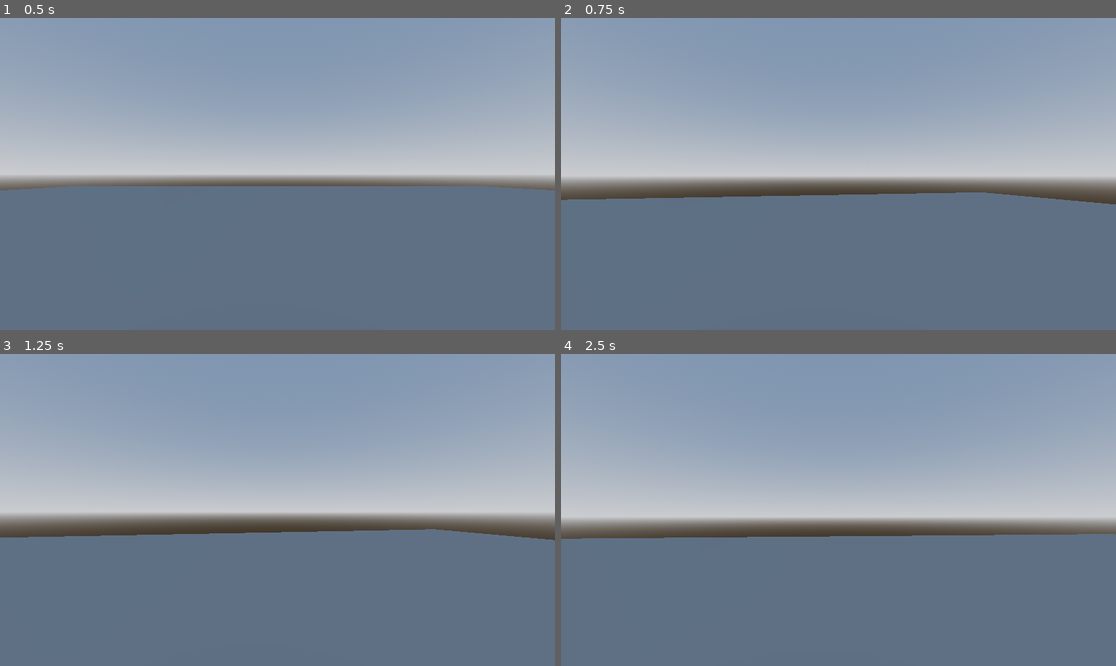
Above: before the commit, frames 1-4 (two rows, left to right).
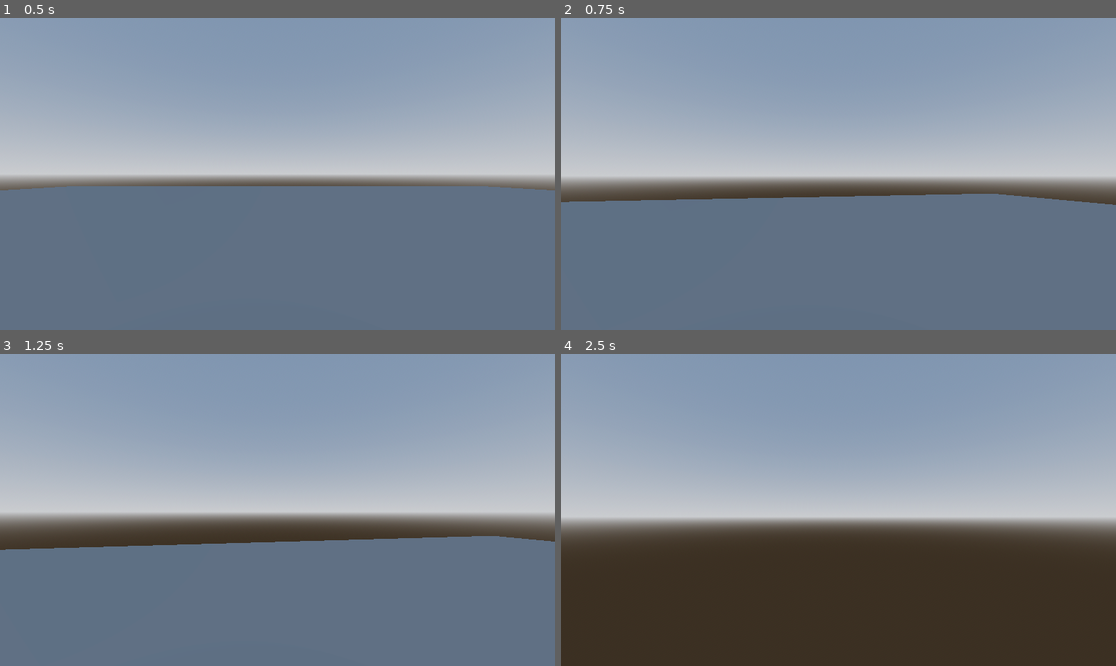
Above: after the commit, the same moments.

Repository: theHose89/fairyForest
Game: Godot game, scene res://Scenes/main.tscn
The game is run twice, just before and just after one commit, with the same random seed, the same clock (stepped at 60 frames per second) and the same inputs.
Inputs (mouse positions are in pixels of both pictures, inside the frame that each line leads up to):
- Up to frame 1 (0.5 s): no input
- Up to frame 2 (0.75 s): tap Enter (ui_accept) at 0.5 s; move the mouse to (866, 174) at 0.52 s; hold W (Forward) from 0.53 s (still down)
- Up to frame 3 (1.25 s): keep holding W (Forward); tap Enter (ui_accept) at 0.77 s
- Up to frame 4 (2.5 s): keep holding W (Forward); move the mouse to (810, 510) at 1.27 s; tap Enter (ui_accept) at 1.52 s; move the mouse to (849, 503) at 2.02 s

Frame 1 is identical in both runs. In frame 2, 0.5% of the frame differs, in the area x 0-100%, y 55-60%; in frame 3, 2.8%; in frame 4, 42%, in the area x 0-100%, y 57-100%.

Commit message:
sword added

Diff:
--- a/Scenes/main.tscn
+++ b/Scenes/main.tscn
@@ -1,6 +1,7 @@
 [gd_scene format=3 uid="uid://bivkkghi2q2l1"]
 
 [ext_resource type="Script" uid="uid://cisq3gawhlvgk" path="res://Scripts/player.gd" id="1_jjgbg"]
+[ext_resource type="PackedScene" uid="uid://cndxt01rt7le8" path="res://sword.blend" id="2_bo1nx"]
 
 [sub_resource type="ProceduralSkyMaterial" id="ProceduralSkyMaterial_jjgbg"]
 sky_horizon_color = Color(0.66224277, 0.6717428, 0.6867428, 1)
@@ -34,17 +35,24 @@
 [node name="Player" type="CharacterBody3D" parent="." unique_id=2048232371]
 transform = Transform3D(1, 0, 0, 0, 1, 0, 0, 0, 1, 0, 0.87856984, 0)
 script = ExtResource("1_jjgbg")
+SPEED = 15.0
 
-[node name="MeshInstance3D" type="MeshInstance3D" parent="Player" unique_id=1658873140]
+[node name="PlayerBody" type="MeshInstance3D" parent="Player" unique_id=1658873140]
 mesh = SubResource("CapsuleMesh_7u77a")
 
-[node name="CollisionShape3D" type="CollisionShape3D" parent="Player" unique_id=1099706817]
+[node name="PlayerCollision" type="CollisionShape3D" parent="Player" unique_id=1099706817]
 shape = SubResource("BoxShape3D_jjgbg")
 
 [node name="Head" type="Node3D" parent="Player" unique_id=998053724]
 transform = Transform3D(1, 0, 0, 0, 1, 0, 0, 0, 1, 0, 0.66011333, 0)
 
 [node name="Camera3D" type="Camera3D" parent="Player/Head" unique_id=336470230]
+
+[node name="sword" parent="Player/Head" unique_id=642717074 instance=ExtResource("2_bo1nx")]
+transform = Transform3D(0.5952859, 0.075064875, 0, -0.075064875, 0.5952859, 0, 0, 0, 0.6, 0.61134505, -0.0057736635, -0.5946747)
+
+[node name="Hands" type="Node3D" parent="Player" unique_id=2016434218]
+transform = Transform3D(1, 0, 0, 0, 1, 0, 0, 0, 1, 0, 0, -0.98135793)
 
 [node name="Ground" type="MeshInstance3D" parent="." unique_id=2044792366]
 mesh = SubResource("PlaneMesh_jjgbg")
Not shown, added: Models/sword.blend.import
Not shown, added: Models/sword.blend
